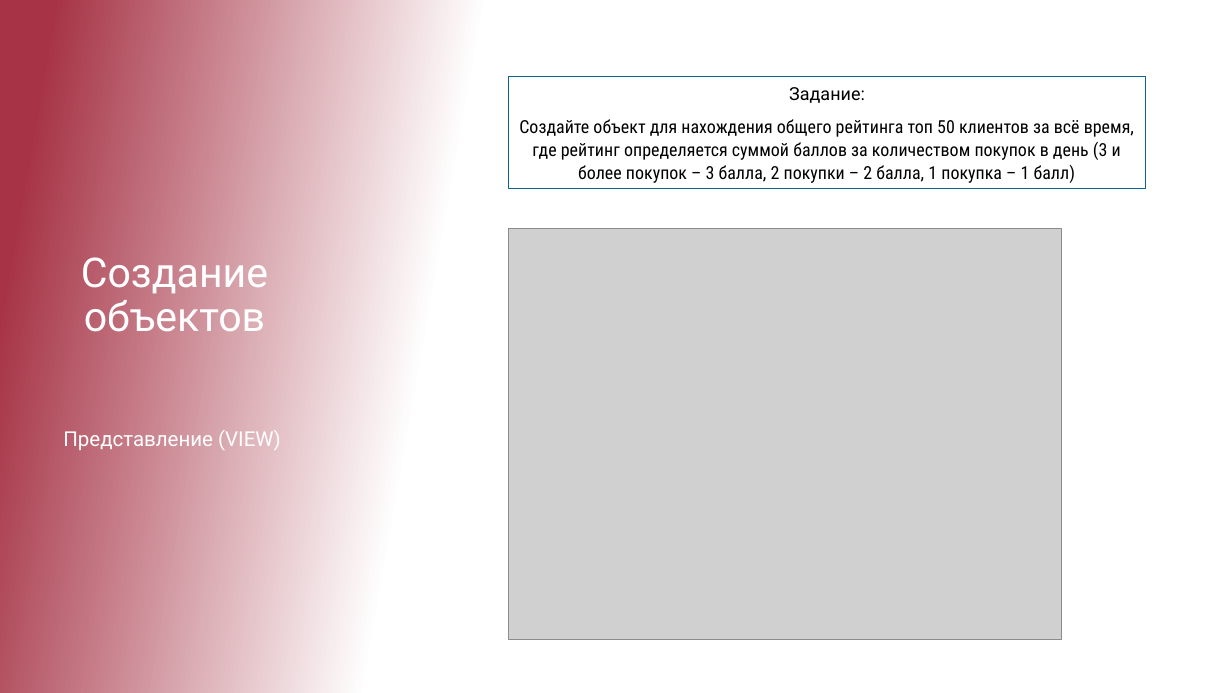
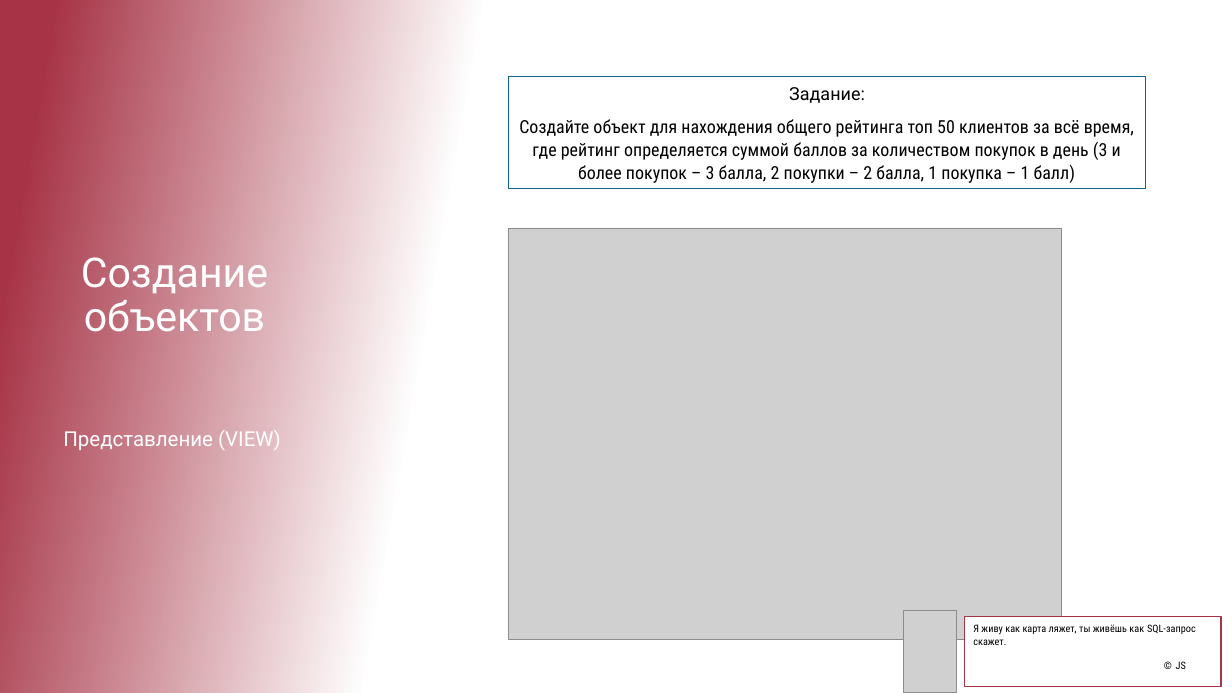
Before and after one commit to TMS-BI21-onl/Uladzimir.Barysau, a slide deck: slide 8 of Project/Online-shop_дипломный проект.pptx. Drawn at 1232x693 pixels with LibreOffice and Linux fonts; fonts in the diff are those of the drawing; grey boxes stand for pictures. Boxes give left, top, right and bottom in pixels: in the first picture for what was removed or moved away, otherwise in the second. Text is boxed around its words. In the diff, an @@ line names an element or a change of style, - is before the commit and + after.

```diff
--- a/Project/Online-shop_дипломный проект.pptx
+++ b/Project/Online-shop_дипломный проект.pptx
@@ picture added at (x1=904, y1=611, x2=957, y2=693) @@
@@ rectangle added at (x1=964, y1=617, x2=1221, y2=688), fill #FFFFFF, outline #A63446 0.85 pt, 8 pt, text #000000 @@
+Я живу как карта ляжет, ты живёшь как SQL-запрос скажет.
+© JS
```
Also in this commit, not shown: 4 other slides changed.
